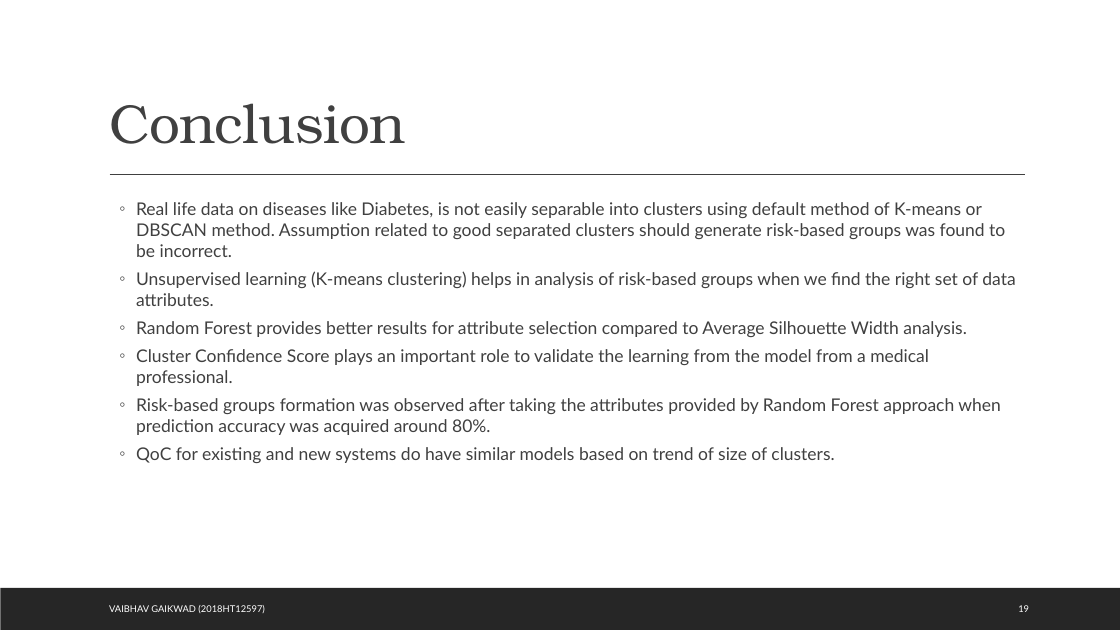
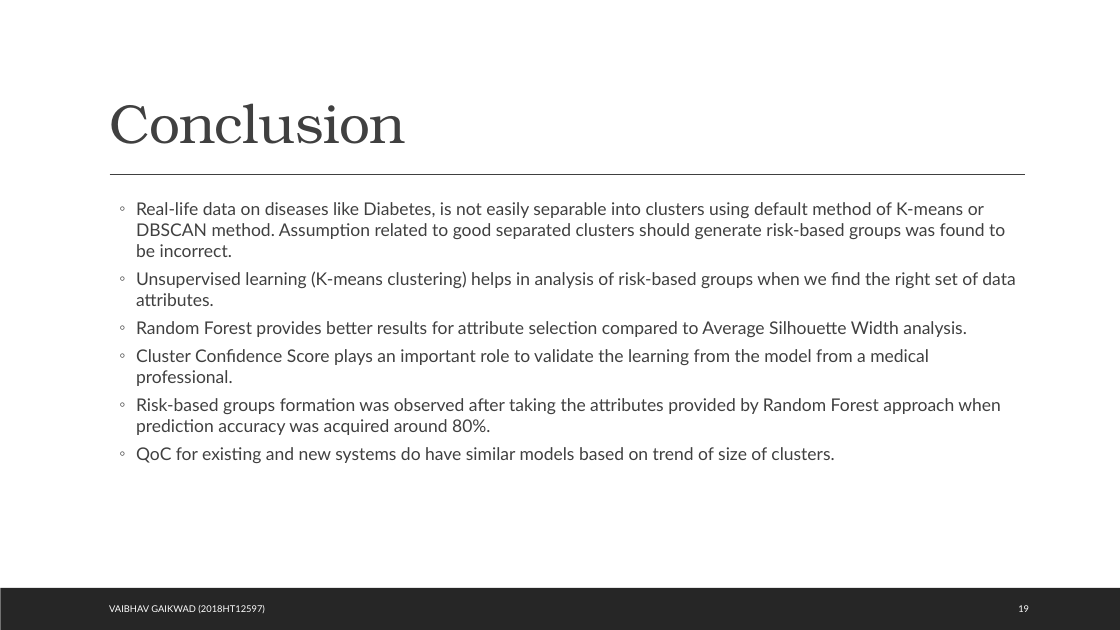
Before and after one commit to 767267/bits2018ht12597, a slide deck: slide 19 of docs/Quality of Care.pptx. Drawn at 1120x630 pixels with LibreOffice and Linux fonts; fonts in the diff are those of the drawing. Boxes give left, top, right and bottom in pixels: in the first picture for what was removed or moved away, otherwise in the second. Text is boxed around its words. In the diff, an @@ line names an element or a change of style, - is before the commit and + after.

```diff
--- a/docs/Quality of Care.pptx
+++ b/docs/Quality of Care.pptx
@@ text at <box>136,202,1005,257</box>: text changed @@
-  ◦ Real life data on diseases like Diabetes, is not easily separable into clusters using default method of K-means or DBSCAN method. Assumption related to good separated clusters should generate risk-based groups was found to be incorrect.
+  ◦ Real-life data on diseases like Diabetes, is not easily separable into clusters using default method of K-means or DBSCAN method. Assumption related to good separated clusters should generate risk-based groups was found to be incorrect.
```
Also in this commit, not shown: 12 other slides changed, 3 other files.
